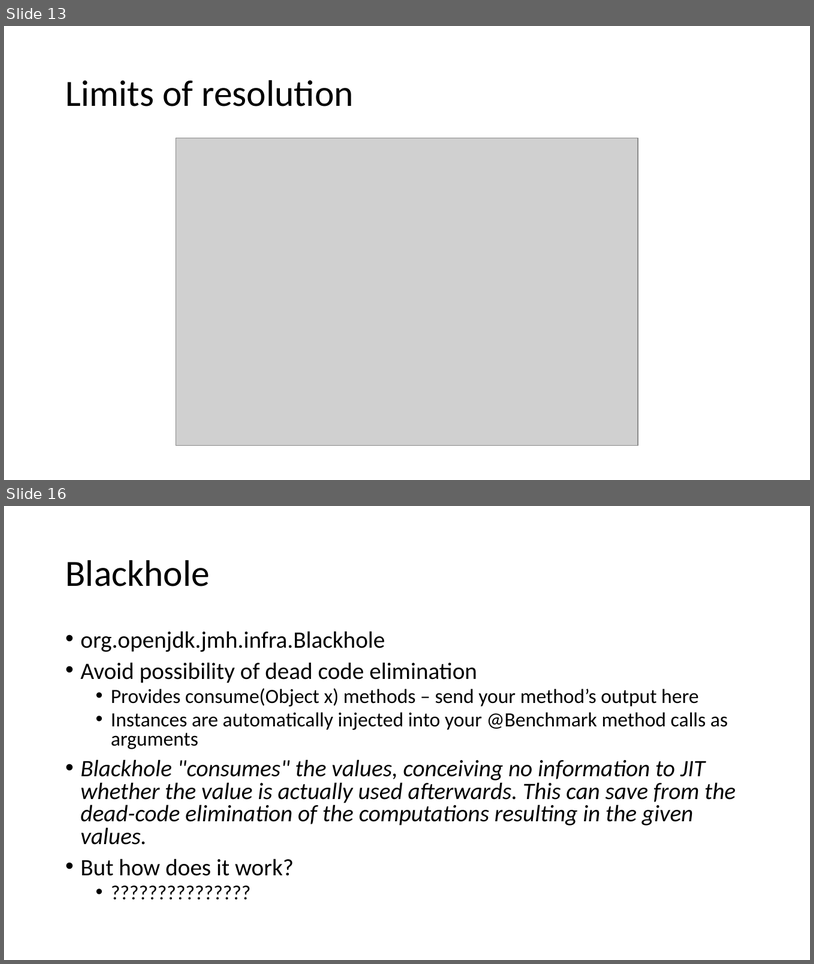
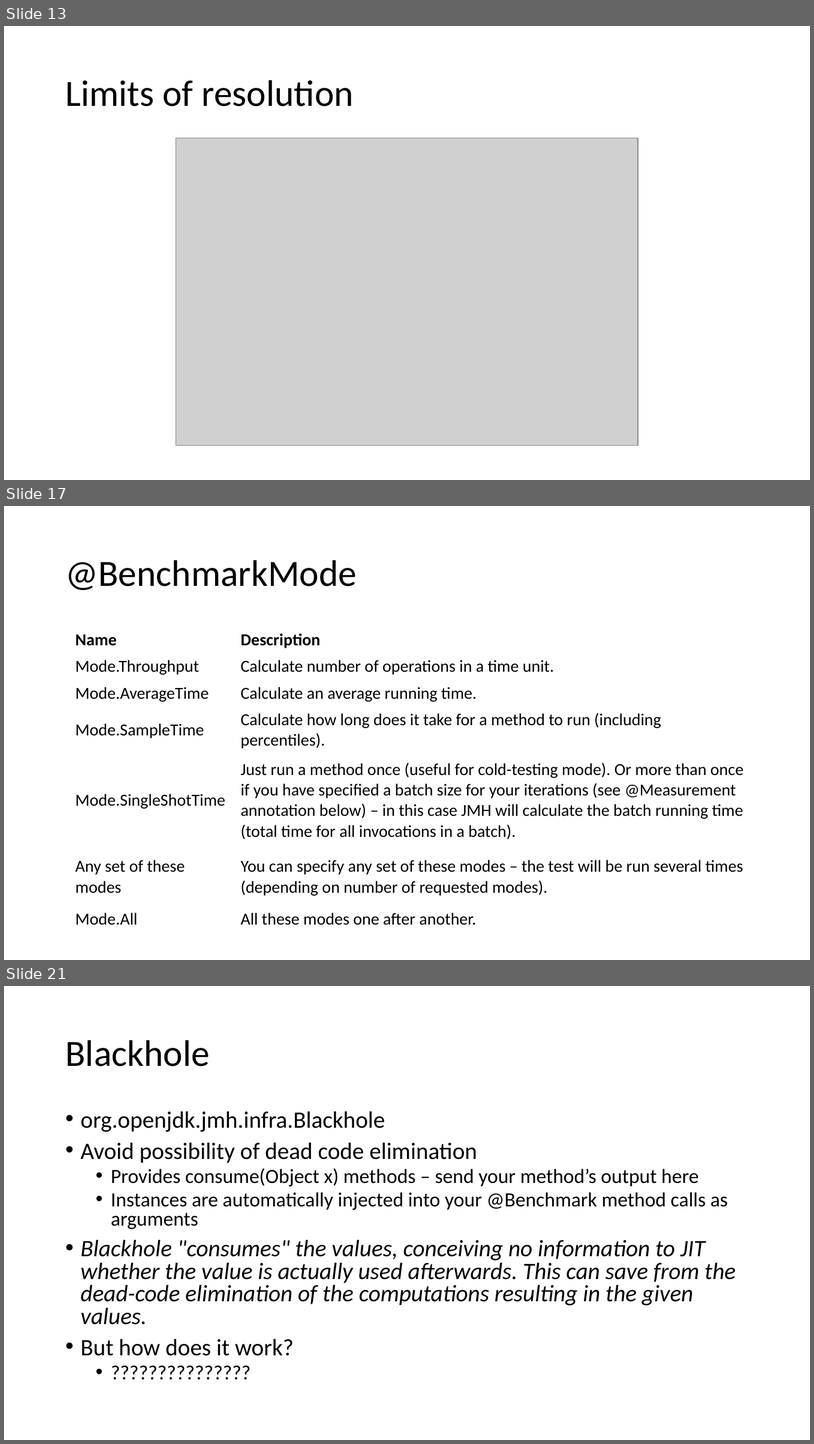
Before and after one commit to tresat/JMH-Presentation, a slide deck: doc/slides.pptx. Shown one above the other, each under a label of ours: slides 13 and 16 before the commit, slides 13, 17 and 21 after it; the slides between them are not shown. The pictures are 814x964 and 814x1444 pixels, drawn with LibreOffice and Linux fonts; fonts in the diff are those of the drawing; grey boxes stand for pictures. Boxes give left, top, right and bottom in pixels: in the first picture for what was removed or moved away, otherwise in the second. Text is boxed around its words. In the diff, an @@ line names an element or a change of style, - is before the commit and + after.

```diff
--- a/doc/slides.pptx
+++ b/doc/slides.pptx
@@ slide 17 added at (4,506,810,960), background #FFFFFF @@
@@ title added at (65,560,357,590), 44 pt, text #000000 @@
+@BenchmarkMode
@@ table added at (69,627,755,930), 7 rows, 2 columns @@
+Name | Description
+Mode.Throughput | Calculate number of operations in a time unit.
+Mode.AverageTime | Calculate an average running time.
+Mode.SampleTime | Calculate how long does it take for a method to run (including percentiles).
+Mode.SingleShotTime | Just run a method once (useful for cold-testing mode). Or more than once if you have specified a batch size for your iterations (see @Measurement annotation below) – in this case JMH will calculate the batch running time (total time for all invocations in a batch).
+Any set of these modes | You can specify any set of these modes – the test will be run several times (depending on number of requested modes).
+Mode.All | All these modes one after another.
@@ what was slide 16 is now slide 21 @@
```
Also in this commit, not shown: 1 slide changed, 10 other slides added, 1 slide removed, 15 other files.
